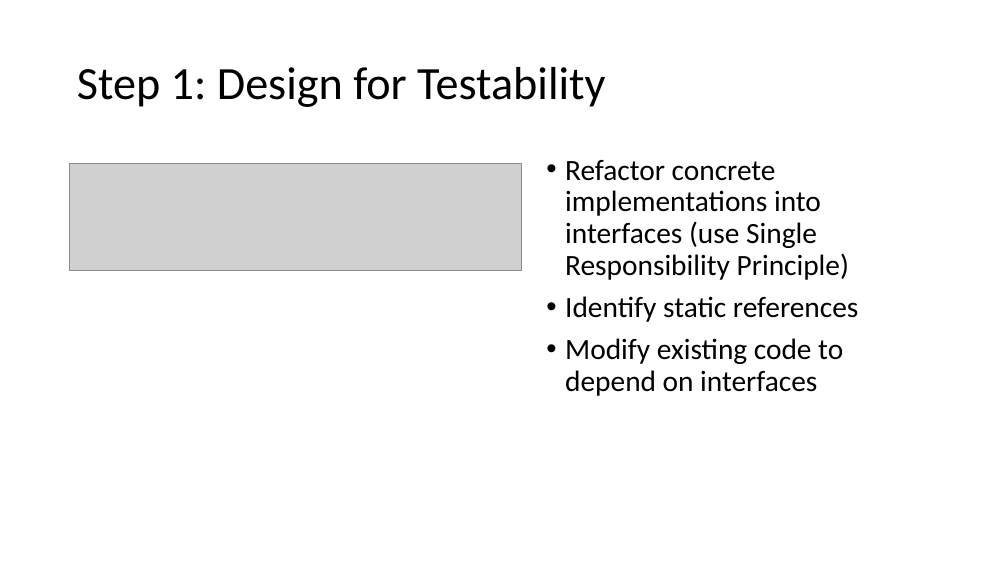
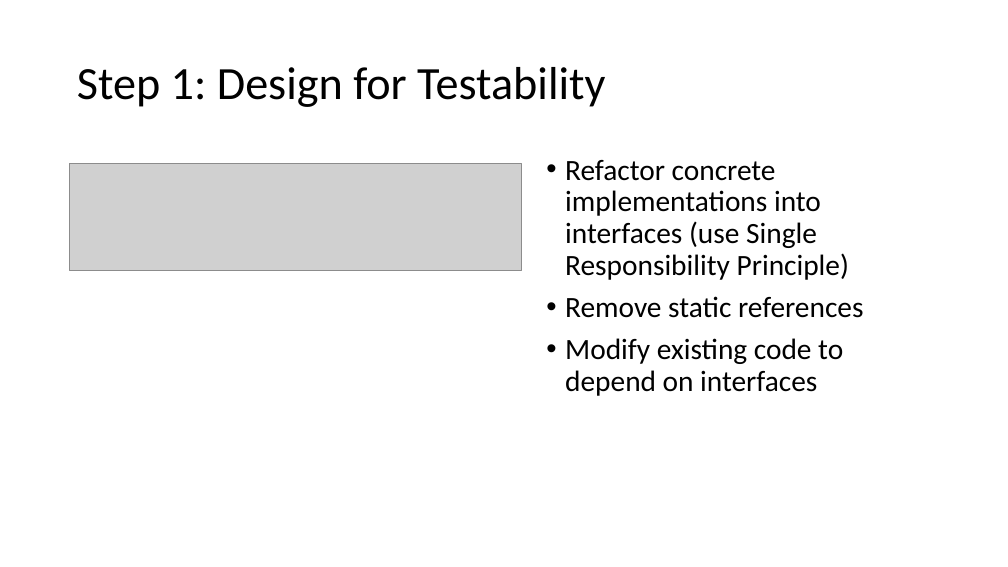
Before and after one commit to johnwpowell/mypizza, a slide deck: slide 7 of DI-Mocking-UnitTesting.pptx (slide 6 before the commit). Drawn at 1008x567 pixels with LibreOffice and Linux fonts; fonts in the diff are those of the drawing; grey boxes stand for pictures. Boxes give left, top, right and bottom in pixels: in the first picture for what was removed or moved away, otherwise in the second. Text is boxed around its words. In the diff, an @@ line names an element or a change of style, - is before the commit and + after.

```diff
--- a/DI-Mocking-UnitTesting.pptx
+++ b/DI-Mocking-UnitTesting.pptx
@@ text at <box>565,296,863,318</box>: text changed @@
-• Identify static references
+• Remove static references
```
Also in this commit, not shown: 6 other slides changed, 2 slides added, 8 other files.
